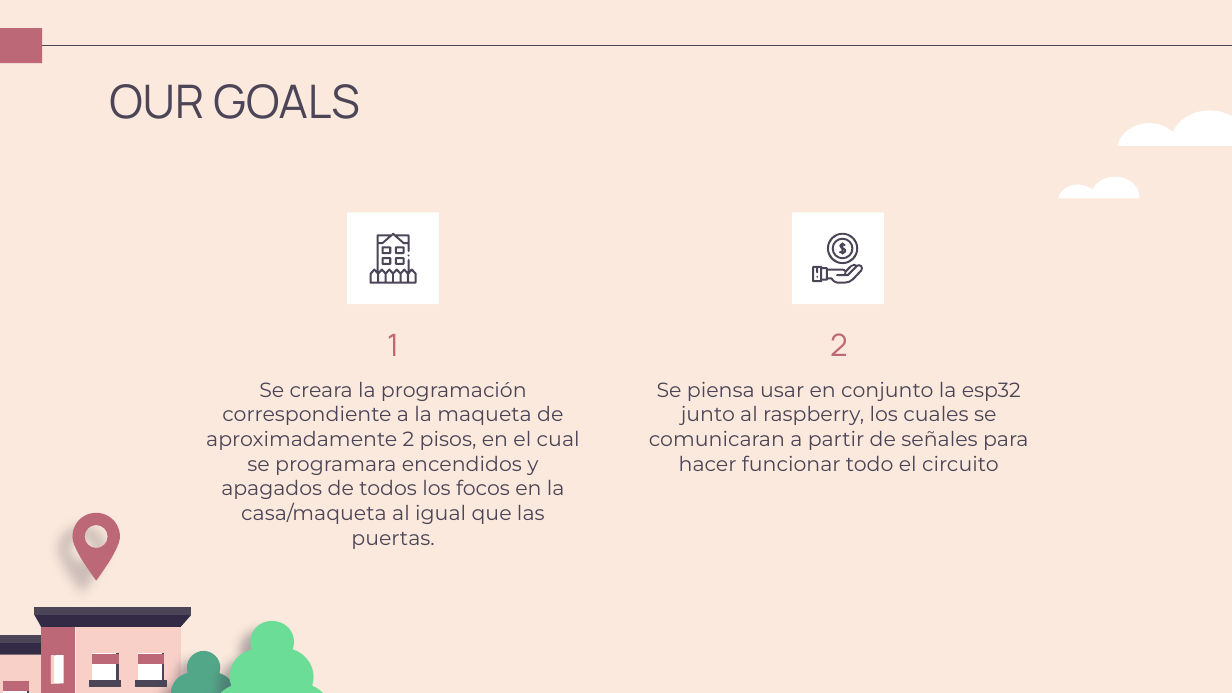
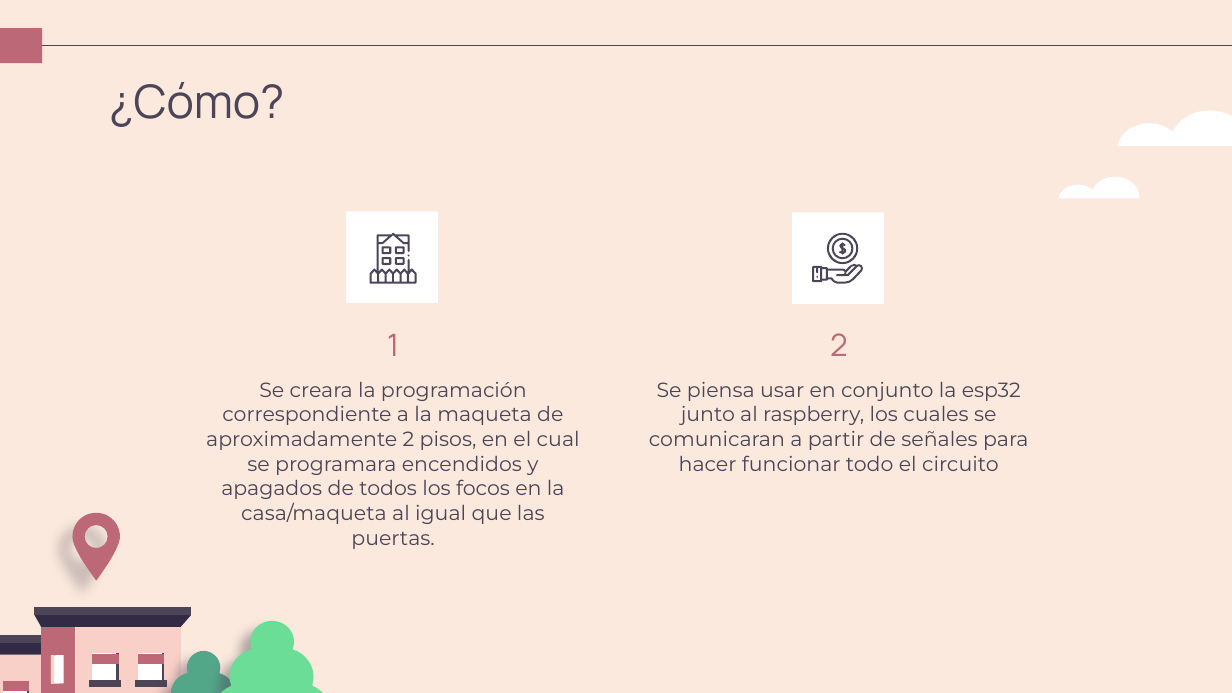
Before and after one commit to EmanuelHMontes/ProyectoCasa, a slide deck: slide 5 of Doc.Presentacion/proyecto documento.pptx. Drawn at 1232x693 pixels with LibreOffice and Linux fonts; fonts in the diff are those of the drawing. Boxes give left, top, right and bottom in pixels: in the first picture for what was removed or moved away, otherwise in the second. Text is boxed around its words. In the diff, an @@ line names an element or a change of style, - is before the commit and + after.

```diff
--- a/Doc.Presentacion/proyecto documento.pptx
+++ b/Doc.Presentacion/proyecto documento.pptx
@@ title at (109, 82, 284, 127): text changed @@
-OUR GOALS
+¿Cómo?
```
Also in this commit, not shown: 3 other slides changed, 2 other files.
